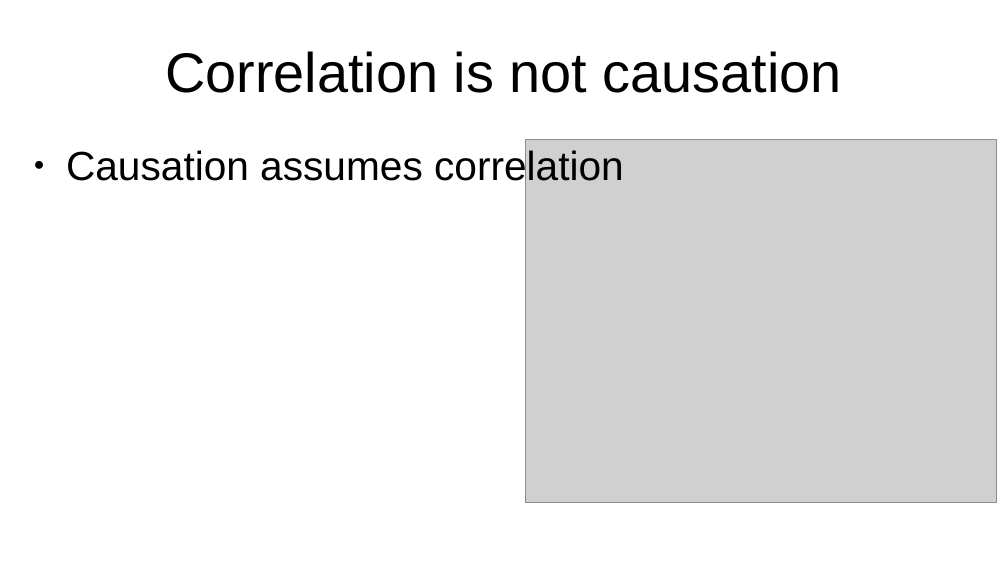
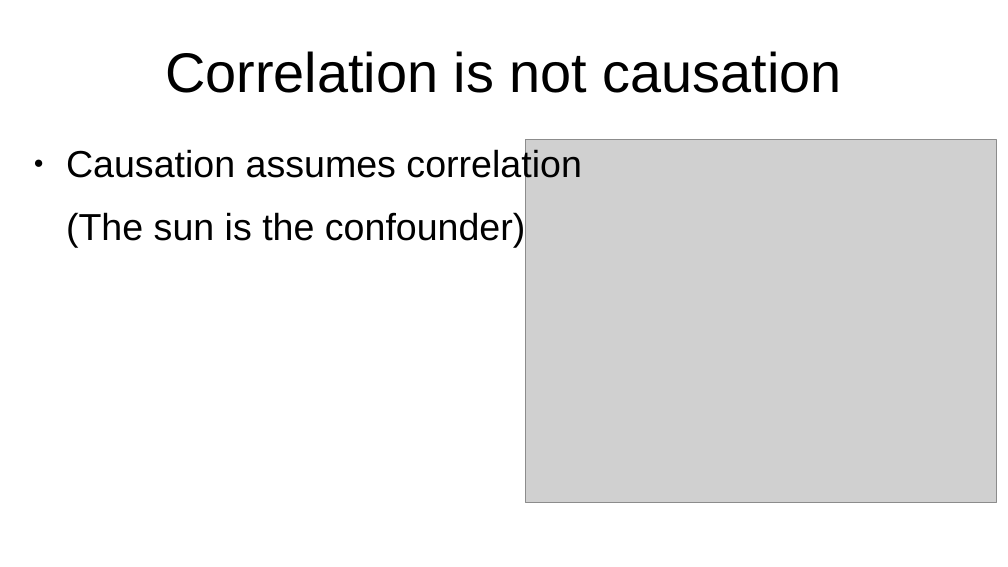
Before and after one commit to emoen/CausalityDiscoveryCrunchDAO, a slide deck: slide 4 of presentation/HIBRAIN_March_25.odp. Drawn at 1008x567 pixels with LibreOffice and Linux fonts; fonts in the diff are those of the drawing; grey boxes stand for pictures. Boxes give left, top, right and bottom in pixels: in the first picture for what was removed or moved away, otherwise in the second. Text is boxed around its words. In the diff, an @@ line names an element or a change of style, - is before the commit and + after.

```diff
--- a/presentation/HIBRAIN_March_25.odp
+++ b/presentation/HIBRAIN_March_25.odp
@@ text at <box>66,148,581,185</box>: size 32 to 29.6 pt in "Causation assumes correlation" @@
@@ text at <box>66,212,525,248</box>: paragraph added @@
+(The sun is the confounder)
```
Also in this commit, not shown: 7 other slides changed.
